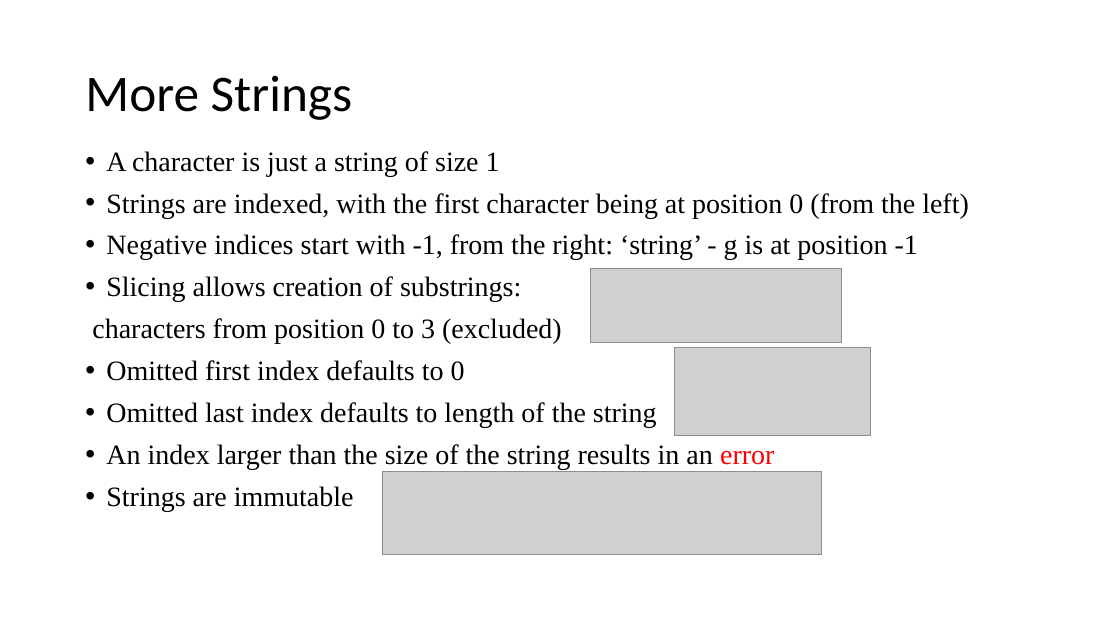
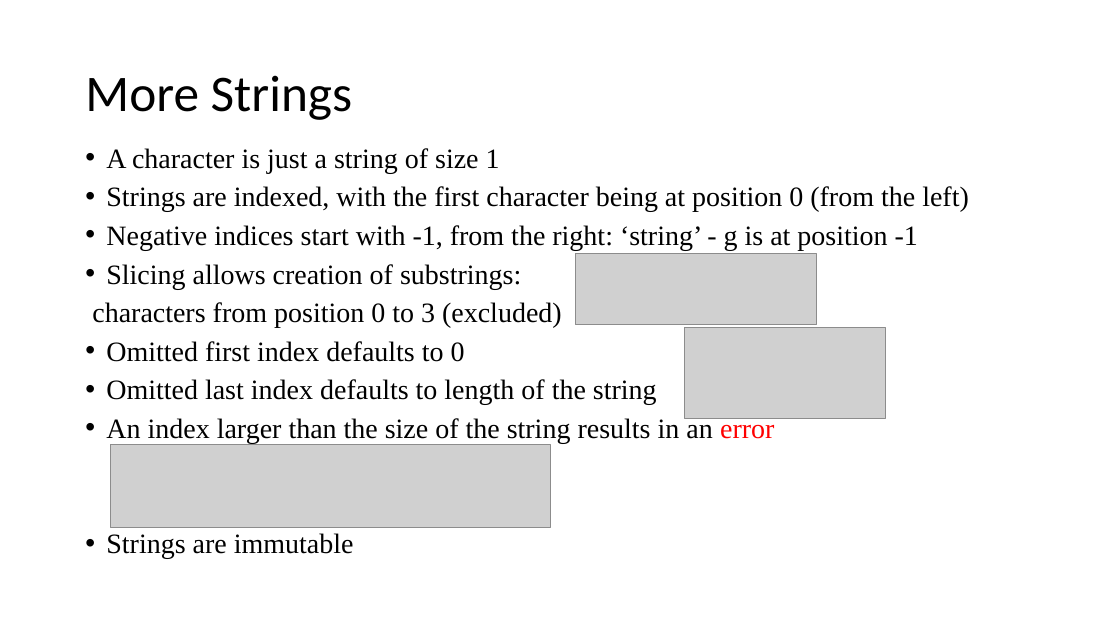
Before and after one commit to ndeshpa/Bootcamp, a slide deck: slide 10 of lecture/Python Programing.pptx (slide 15 before the commit). Drawn at 1120x630 pixels with LibreOffice and Linux fonts; fonts in the diff are those of the drawing; grey boxes stand for pictures. Boxes give left, top, right and bottom in pixels: in the first picture for what was removed or moved away, otherwise in the second. Text is boxed around its words. In the diff, an @@ line names an element or a change of style, - is before the commit and + after.

```diff
--- a/lecture/Python Programing.pptx
+++ b/lecture/Python Programing.pptx
@@ text "A character is just a ..." at <box>92,148,969,559</box>: line spacing 0.9 to 0.8 @@
@@ picture: place and size @@
-picture at <box>591,269,842,343</box>
+picture at <box>576,254,818,325</box>
@@ picture: place and size @@
-picture at <box>675,347,871,435</box>
+picture at <box>685,328,886,418</box>
@@ picture: place and size @@
-picture at <box>382,472,823,555</box>
+picture at <box>110,444,550,527</box>
```
Also in this commit, not shown: 12 other slides changed, 3 slides added, 2 other files.
